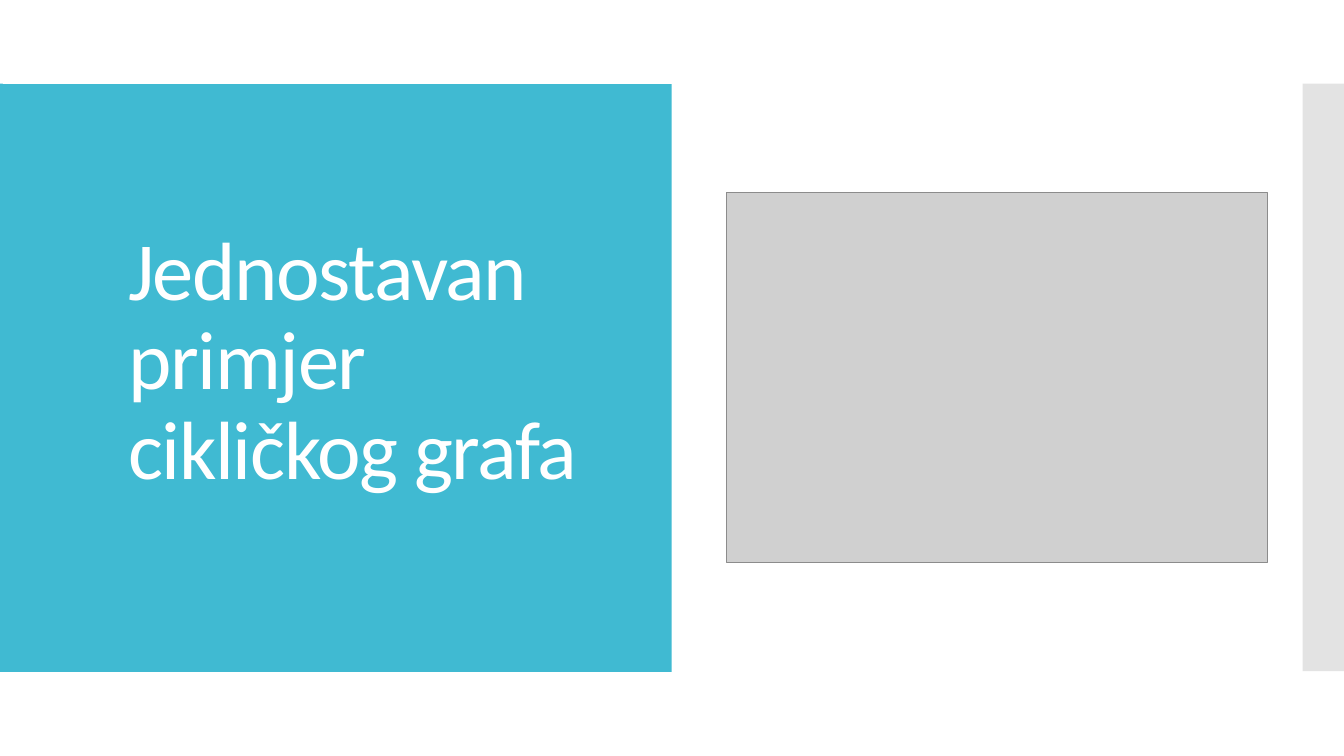
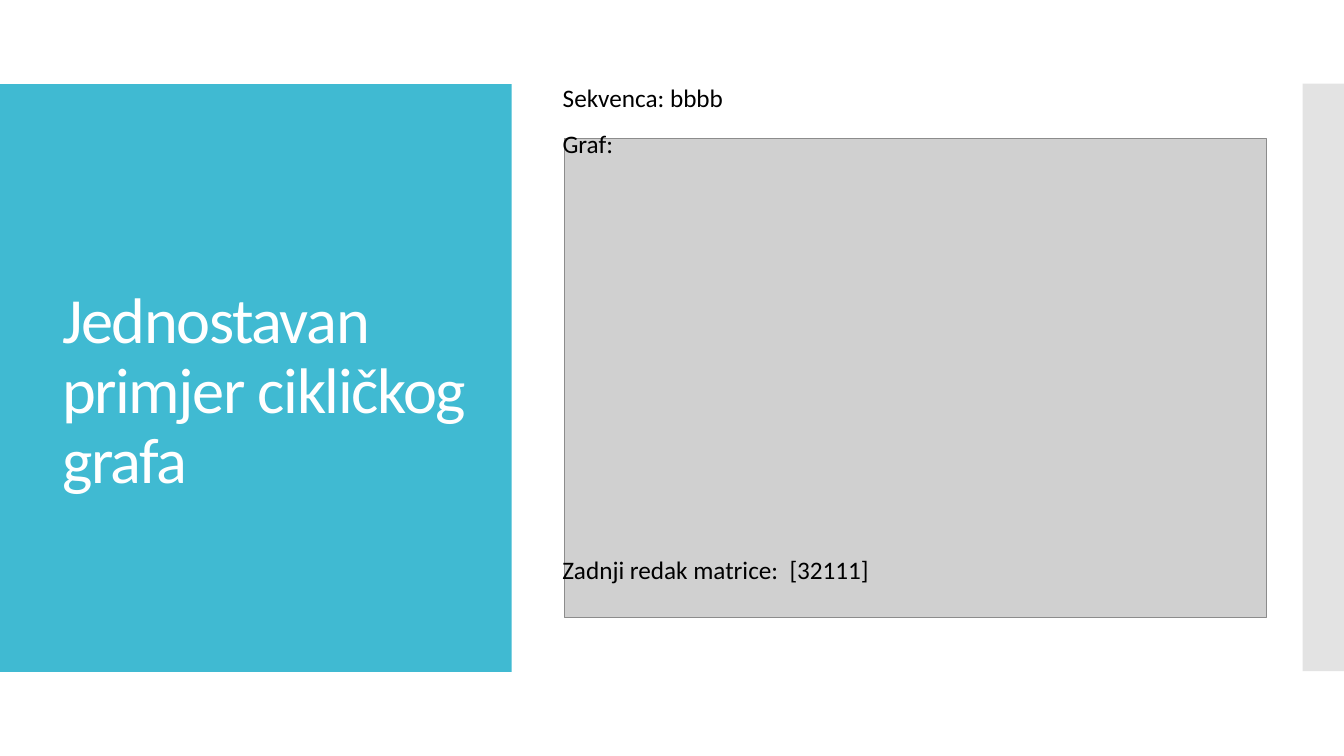
Before and after one commit to ZerocksX/FERBioinformaticsNavarro, a slide deck: slide 5 of dokumentacija/Prezentacija_BioInf_Navarro.pptx (slide 4 before the commit). Drawn at 1344x756 pixels with LibreOffice and Linux fonts; fonts in the diff are those of the drawing; grey boxes stand for pictures. Boxes give left, top, right and bottom in pixels: in the first picture for what was removed or moved away, otherwise in the second. Text is boxed around its words. In the diff, an @@ line names an element or a change of style, - is before the commit and + after.

```diff
--- a/dokumentacija/Prezentacija_BioInf_Navarro.pptx
+++ b/dokumentacija/Prezentacija_BioInf_Navarro.pptx
@@ rectangle: place and size @@
-rectangle at [3, 51, 1344, 756]
+rectangle at [0, 0, 1344, 756]
@@ rectangle: place and size @@
-rectangle at [0, 84, 671, 671]
+rectangle at [0, 84, 512, 671]
@@ text added at [563, 89, 723, 107], 18 pt, text #000000 @@
+Sekvenca: bbbb
@@ rectangle added at [1022, 84, 1344, 671], fill #C8C8C8 at 50% opacity @@
@@ title "Jednostavan primjer cikličkog grafa": place and size @@
-title "Jednostavan primjer cikličkog grafa" at [128, 242, 577, 493]
+title "Jednostavan primjer cikličkog grafa" at [62, 298, 466, 494]
@@ title "Jednostavan primjer cikličkog grafa" at [62, 298, 466, 494]: size 59 to 46 pt @@
@@ text added at [563, 132, 614, 159], 18 pt, text #000000 @@
+Graf:
@@ picture: place and size @@
-picture at [726, 193, 1267, 562]
+picture at [565, 138, 1266, 617]
@@ text added at [562, 558, 869, 585], 18 pt, text #000000 @@
+Zadnji redak matrice: [32111]
```
Also in this commit, not shown: 3 other slides changed, 2 slides added, 1 other file.
